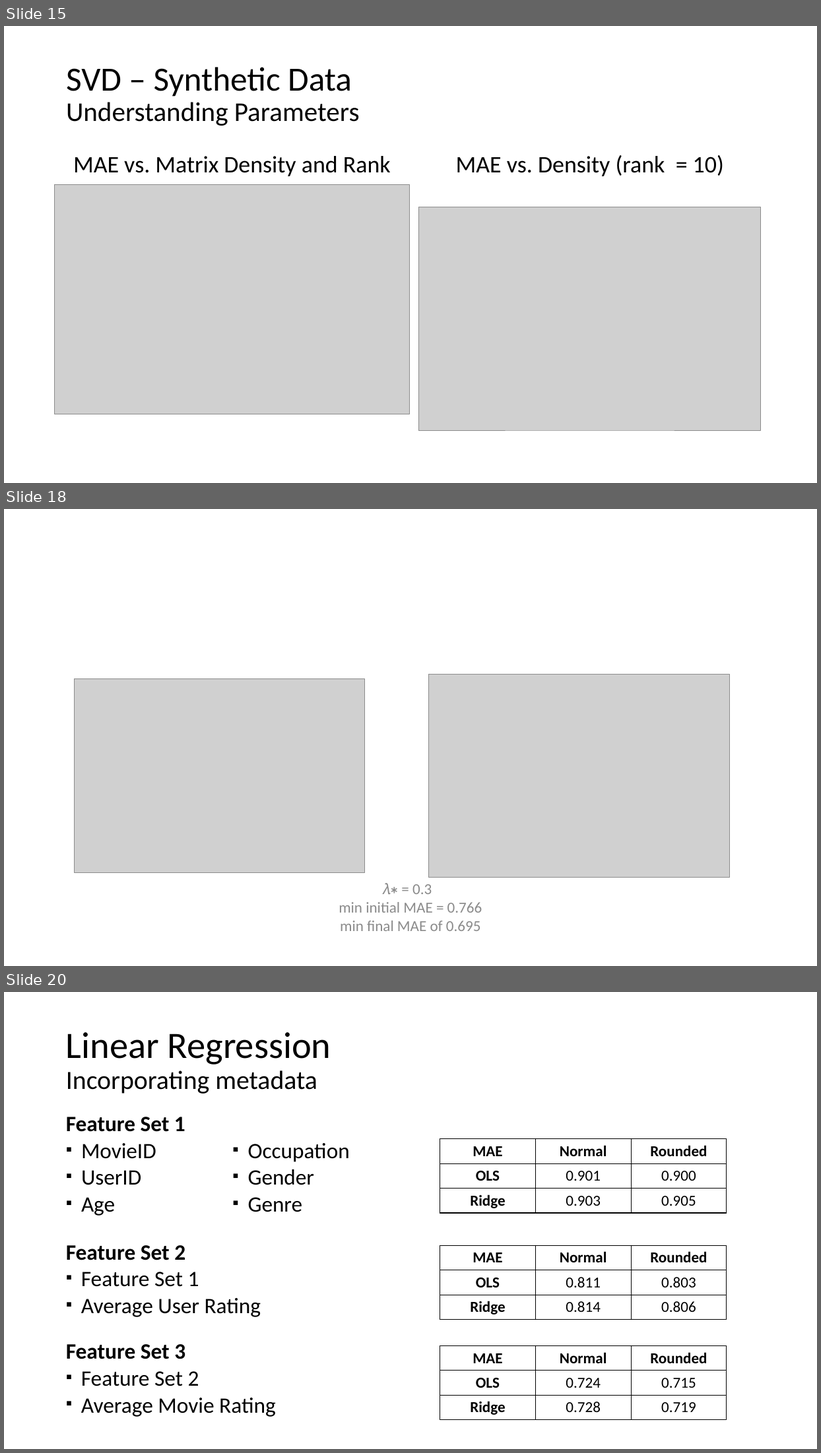
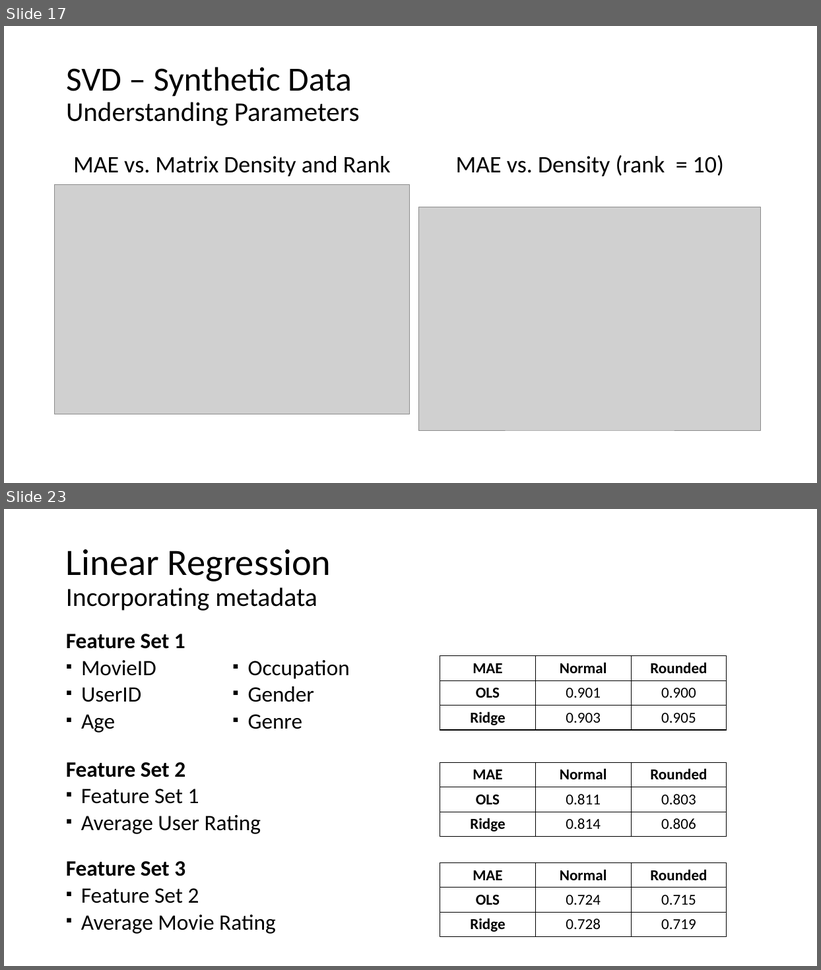
Before and after one commit to usef-kh/MovieLens-Recommendation-System, a slide deck: Understanding Recommendation Systems_Marco.pptx. Shown one above the other, each under a label of ours: slides 15, 18 and 20 before the commit, slides 17 and 23 after it; the slides between them are not shown. The pictures are 821x1453 and 821x970 pixels, drawn with LibreOffice and Linux fonts; fonts in the diff are those of the drawing; grey boxes stand for pictures. Boxes give left, top, right and bottom in pixels: in the first picture for what was removed or moved away, otherwise in the second. Text is boxed around its words. In the diff, an @@ line names an element or a change of style, - is before the commit and + after.

```diff
--- a/Understanding Recommendation Systems_Marco.pptx
+++ b/Understanding Recommendation Systems_Marco.pptx
@@ slide 18 removed at (4, 509, 817, 966), background #FFFFFF @@
@@ picture removed at (74, 679, 364, 873) @@
@@ picture removed at (429, 674, 730, 878) @@
@@ text removed at (339, 883, 482, 931) @@
-𝜆∗ = 0.3
-min initial MAE = 0.766
-min final MAE of 0.695
@@ what was slide 15 is now slide 17 @@
@@ what was slide 20 is now slide 23 @@
```
Also in this commit, not shown: 14 slides changed, 6 slides added, 2 other slides removed, 2 other files.
